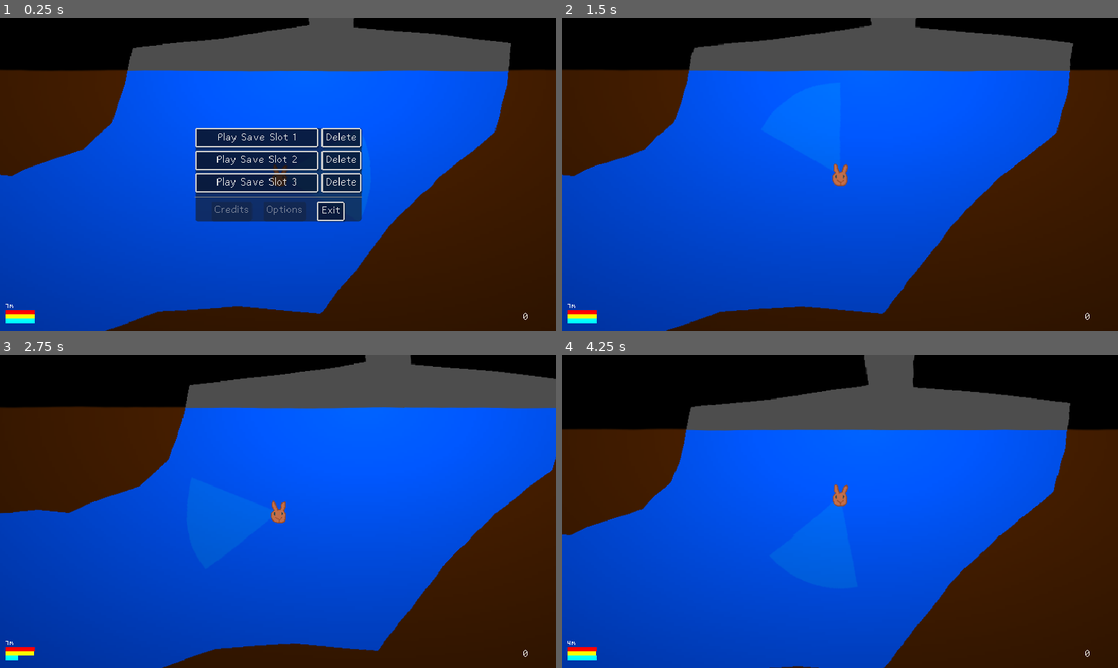
Above: before the commit, frames 1-4 (two rows, left to right).
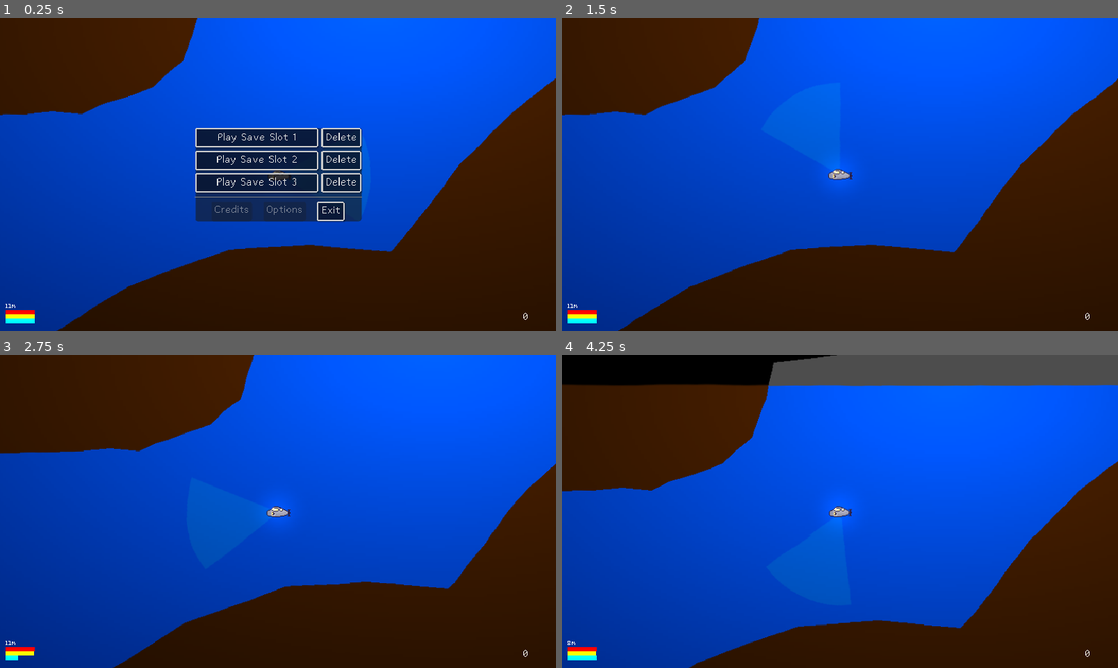
Above: after the commit, the same moments.

Repository: lupuchard/spooky-jam-submarine
Game: Godot game, scene res://Scene/Main.tscn
Two runs of this game, one before a commit and one after it. Both use one fixed random seed, a clock stepped at 60 frames per second and the inputs below.
Inputs (mouse positions are in pixels of both pictures, inside the frame that each line leads up to):
- Up to frame 1 (0.25 s): no input
- Up to frame 2 (1.5 s): move the mouse to (962, 158) at 0.52 s; hold Right (right) 0.53-1.25 s; hold Up (ascend) 0.53-1.25 s; click (962, 158) at 0.67 s; click "Play Save Slot 1" at 1.25 s
- Up to frame 3 (2.75 s): move the mouse to (166, 527) at 2.02 s; hold Left (left) from 2.03 s (still down); tap Space (dash) at 2.1 s; click (166, 527) at 2.17 s
- Up to frame 4 (4.25 s): move the mouse to (895, 442) at 2.77 s; release Left (left) at 2.78 s; hold Up (ascend) 2.78-3.53 s; hold Right (right) from 2.78 s (still down); click (895, 442) at 2.92 s; move the mouse to (812, 574) at 3.52 s; tap Space (dash) at 3.6 s; click (812, 574) at 3.67 s

The runs differ from the first frame. In frame 1, 52% of the frame differs, in the area x 0-100%, y 0-100%; in frame 2, 59%; in frame 3, 62%; in frame 4, 43%.

Commit message:
Use sub sprite

Diff:
--- a/Fish/FishBehavior/FishBehaviorBase.gd
+++ b/Fish/FishBehavior/FishBehaviorBase.gd
@@ -12,7 +12,7 @@
 
 var tween: Tween
 var player: Player
-var fish: StaticBody2D
+var fish: Fish
 
 var active_motion = null
 var active_motion_direction: Dir
--- /dev/null
+++ b/Fish/FishBehavior/HostileFishBehavior.gd
@@ -0,0 +1,53 @@
+extends FishBehaviorBase
+
+const ATTACK_COOLDOWN: float = 1.0
+const ACCELERATION: float = 2.0
+
+@export var sight_radius: float = 80.0
+@export var max_range: float = 200.0
+@export var max_speed: float = 20.0
+
+var attack_cooldown: float = ATTACK_COOLDOWN
+var attacking: bool = false
+var cur_speed: float = 0.0
+var last_seen: Vector2
+
+func _behave(delta: float) -> void:
+	if attacking and is_too_far():
+		attacking = false
+		attack_cooldown = ATTACK_COOLDOWN
+		tween = fish.create_tween()
+		tween.tween_property(fish, "global_position", fish.initial_position, 5.0)
+		tween.set_ease(Tween.EASE_IN_OUT)
+		tween.set_trans(Tween.TRANS_SINE)
+		fish.update_facing(fish.initial_position - fish.global_position)
+		tween.finished.connect(func():
+			fish.set_facing(fish.flip != fish.is_sprite_facing_left)
+		)
+	elif attacking and can_see_player():
+		cur_speed = lerp(cur_speed, max_speed, ACCELERATION * delta)
+		last_seen = player.global_position
+		move_toward_last_seen(delta)
+	elif attacking:
+		cur_speed = lerp(cur_speed, 0, (ACCELERATION / 2) * delta)
+		fish.global_position = fish.global_position.move_toward(last_seen, cur_speed * delta)
+		move_toward_last_seen(delta)
+	elif attack_cooldown < 0.0 and can_see_player():
+		if tween != null:
+			tween.kill()
+			tween = null
+
+		attacking = true
+		last_seen = player.global_position
+
+	attack_cooldown -= delta
+
+func move_toward_last_seen(delta: float):
+	fish.global_position = fish.global_position.move_toward(last_seen, cur_speed * delta)
+	fish.update_facing(last_seen - fish.global_position)
+
+func can_see_player() -> bool:
+	return player.global_position.distance_squared_to(fish.global_position) < pow(sight_radius, 2)
+
+func is_too_far() -> bool:
+	return fish.global_position.distance_squared_to(fish.initial_position) > pow(max_range, 2)
--- a/Player/Player.gd
+++ b/Player/Player.gd
@@ -25,6 +25,7 @@
 const HORZ_ACCEL = 6.0
 const HORZ_TOP_SPEED = 1.5
 const DASH_SPEED = 3.0
+const BACKWARD_SPEED_FACTOR = 0.75
 
 const DESC_ACCEL = 4.0
 const DESC_TOP_SPEED = 1.2
@@ -156,7 +157,9 @@
 
 	stats[Stat.DashPower] += delta
 
-	$Spotlight.rotation = Vector2.LEFT.angle_to(position - get_parent().get_local_mouse_position())
+	var mouse_vector = position - get_parent().get_local_mouse_position()
+	$Spotlight.rotation = Vector2.LEFT.angle_to(mouse_vector)
+	$Sprite.flip_h = mouse_vector.x < 0
 
 	check_raycasts()
 
@@ -242,10 +245,12 @@
 	var prev_vel = vel
 	engines_on = true
 	if Input.is_action_pressed("right"):
-		vel.x = move_toward(vel.x, HORZ_TOP_SPEED * speed, delta * HORZ_ACCEL * speed)
+		var mod_speed = speed * (BACKWARD_SPEED_FACTOR if !$Sprite.flip_h else 1.0)
+		vel.x = move_toward(vel.x, HORZ_TOP_SPEED * mod_speed, delta * HORZ_ACCEL * mod_speed)
 		dash_direction = 1.0
 	elif Input.is_action_pressed("left"):
-		vel.x = move_toward(vel.x, -HORZ_TOP_SPEED * speed, delta * HORZ_ACCEL * speed)
+		var mod_speed = speed * (BACKWARD_SPEED_FACTOR if $Sprite.flip_h else 1.0)
+		vel.x = move_toward(vel.x, -HORZ_TOP_SPEED * mod_speed, delta * HORZ_ACCEL * mod_speed)
 		dash_direction = -1.0
 	else:
 		engines_on = false
--- a/Scene/Main.tscn
+++ b/Scene/Main.tscn
@@ -1,9 +1,8 @@
-[gd_scene load_steps=39 format=3 uid="uid://p88qg8wd8xis"]
+[gd_scene load_steps=40 format=3 uid="uid://p88qg8wd8xis"]
 
 [ext_resource type="Script" uid="uid://elq61q0rfu1j" path="res://Scene/World.gd" id="1_50glp"]
-[ext_resource type="Texture2D" uid="uid://bp3jh6yh16jw8" path="res://Assets/bnuy.png" id="1_r150o"]
 [ext_resource type="Script" uid="uid://bxwbe5kroo17u" path="res://Player/Player.gd" id="1_rgh2o"]
-[ext_resource type="Texture2D" uid="uid://ea0qrcxyxhc5" path="res://Assets/bnuy2.png" id="2_kln2b"]
+[ext_resource type="Texture2D" uid="uid://7gf4ih66bbd8" path="res://Assets/sub.png" id="3_ne54y"]
 [ext_resource type="Texture2D" uid="uid://s2wi4kx46qnt" path="res://Assets/Spotlight1.png" id="4_jw32o"]
 [ext_resource type="Script" uid="uid://so1kcd7487ek" path="res://Scene/Wall.gd" id="4_rgh2o"]
 [ext_resource type="Script" uid="uid://ds6akscj7vkvi" path="res://Player/StatusBar.gd" id="5_pbw6q"]
@@ -36,10 +35,7 @@
 animations = [{
 "frames": [{
 "duration": 1.0,
-"texture": ExtResource("1_r150o")
-}, {
-"duration": 1.0,
-"texture": ExtResource("2_kln2b")
+"texture": ExtResource("3_ne54y")
 }],
 "loop": true,
 "name": &"default",
@@ -47,8 +43,19 @@
 }]
 
 [sub_resource type="CapsuleShape2D" id="CapsuleShape2D_rgh2o"]
-radius = 14.0
-height = 38.0
+radius = 7.0
+height = 32.0
+
+[sub_resource type="Gradient" id="Gradient_sssj8"]
+colors = PackedColorArray(1, 1, 1, 0.24705882, 0, 0, 0, 0)
+
+[sub_resource type="GradientTexture2D" id="GradientTexture2D_u2c8l"]
+gradient = SubResource("Gradient_sssj8")
+width = 96
+height = 96
+fill = 1
+fill_from = Vector2(0.5, 0.5)
+fill_to = Vector2(0.5, 0)
 
 [sub_resource type="Gradient" id="Gradient_50glp"]
 colors = PackedColorArray(1, 1, 1, 1, 0, 0, 0, 0)
@@ -102,7 +109,6 @@
 
 [node name="World" type="Node2D" parent="."]
 unique_name_in_owner = true
-process_mode = 4
 script = ExtResource("1_50glp")
 
 [node name="BlueBackground" type="ColorRect" parent="World"]
@@ -121,11 +127,12 @@
 
 [node name="Player" type="CharacterBody2D" parent="World"]
 unique_name_in_owner = true
-position = Vector2(199, 143)
+position = Vector2(101, 228)
 script = ExtResource("1_rgh2o")
 
 [node name="Sprite" type="AnimatedSprite2D" parent="World/Player"]
 material = SubResource("CanvasItemMaterial_jw32o")
+position = Vector2(1, -1)
 sprite_frames = SubResource("SpriteFrames_rgh2o")
 autoplay = "default"
 frame_progress = 0.9964846
@@ -144,6 +151,9 @@
 energy = 0.2
 shadow_enabled = true
 texture = ExtResource("4_jw32o")
+
+[node name="PointLight2D" type="PointLight2D" parent="World/Player"]
+texture = SubResource("GradientTexture2D_u2c8l")
 
 [node name="HullCreak" type="AudioStreamPlayer" parent="World/Player"]
 stream = ExtResource("7_kp1vv")
--- a/Scene/MainMenu.gd
+++ b/Scene/MainMenu.gd
@@ -20,6 +20,7 @@
 
 	%ConfirmDeleteButton.pressed.connect(func():
 		Save.delete_slot(slot_deleting)
+		slot_rows[slot_deleting].update()
 		$SaveSlotsMenu.visible = true
 		$DeleteConfirmMenu.visible = false
 	)
--- a/Scene/World.gd
+++ b/Scene/World.gd
@@ -9,6 +9,7 @@
 var cur_fish_check_index = -1
 
 func _ready() -> void:
+	process_mode = Node.PROCESS_MODE_DISABLED
 	player = %Player
 	Bubbler.world = self
 
--- a/project.godot
+++ b/project.godot
@@ -79,6 +79,11 @@
 "events": [Object(InputEventKey,"resource_local_to_scene":false,"resource_name":"","device":0,"window_id":0,"alt_presse …(194 unchanged characters)…
 ]
 }
+toggle_light={
+"deadzone": 0.2,
+"events": [Object(InputEventMouseButton,"resource_local_to_scene":false,"resource_name":"","device":-1,"window_id":0,"alt_pressed":false,"shift_pressed":false,"ctrl_pressed":false,"meta_pressed":false,"button_mask":2,"position":Vector2(139, 20),"global_position":Vector2(148, 68),"factor":1.0,"button_index":2,"canceled":false,"pressed":true,"double_click":false,"script":null)
+]
+}
 
 [layer_names]
 
Binary file added: Assets/sub.png
Not shown, added: Assets/sub.png.import
Not shown, added: Fish/FishBehavior/HostileFishBehavior.gd.uid
